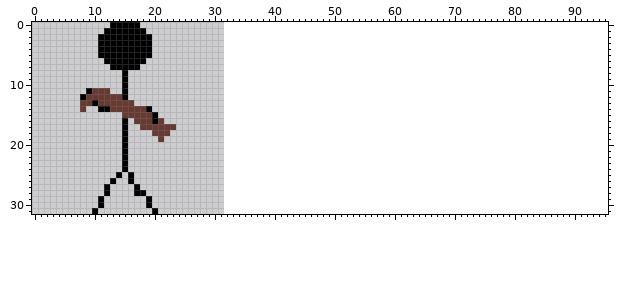
A pixel-art file gets an edit: cppGame03/assets/musketeer.ase. Above: the version before the commit.
32x32 pixels, 1 frame. The old version is drawn lined up with the new one, on the new canvas.
Now the later version:
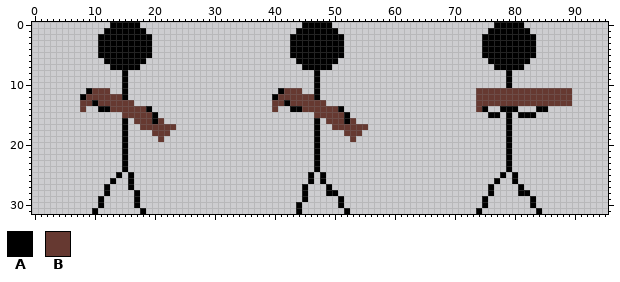
Palette (. is transparent): A #000000  B #663931
Changes in this commit:
canvas 32x32 -> 96x32
@@ x 0..95 @@
- 0 .............AAAAA..............................................................................
- 1 ............AAAAAAA.............................................................................
- 2 ...........AAAAAAAAA............................................................................
- 3 ...........AAAAAAAAA............................................................................
- 4 ...........AAAAAAAAA............................................................................
- 5 ...........AAAAAAAAA............................................................................
- 6 ............AAAAAAA.............................................................................
- 7 .............AAAAA..............................................................................
- 8 ...............A................................................................................
- 9 ...............A................................................................................
-10 ...............A................................................................................
-11 .........ABBB..A................................................................................
-12 ........ABBBBBBA................................................................................
-13 ........BBABBBBBB...............................................................................
-14 ........B..AABBBBBBA............................................................................
-15 ...............BBBBBA...........................................................................
-16 ...............A.BBBAB..........................................................................
-17 ...............A..BBBBBB........................................................................
-18 ...............A....BBB.........................................................................
-19 ...............A.....B..........................................................................
-20 ...............A................................................................................
-21 ...............A................................................................................
-22 ...............A................................................................................
-23 ...............A................................................................................
-24 ...............A................................................................................
-25 ..............A.A...............................................................................
-26 .............A..A...............................................................................
-27 ............A....A..............................................................................
-28 ............A....AA.............................................................................
-29 ...........A.......A............................................................................
-30 ...........A.......A............................................................................
-31 ..........A.........A...........................................................................
+ 0 .............AAAAA...........................AAAAA...........................AAAAA..............
+ 1 ............AAAAAAA.........................AAAAAAA.........................AAAAAAA.............
+ 2 ...........AAAAAAAAA.......................AAAAAAAAA.......................AAAAAAAAA............
+ 3 ...........AAAAAAAAA.......................AAAAAAAAA.......................AAAAAAAAA............
+ 4 ...........AAAAAAAAA.......................AAAAAAAAA.......................AAAAAAAAA............
+ 5 ...........AAAAAAAAA.......................AAAAAAAAA.......................AAAAAAAAA............
+ 6 ............AAAAAAA.........................AAAAAAA.........................AAAAAAA.............
+ 7 .............AAAAA...........................AAAAA...........................AAAAA..............
+ 8 ...............A...............................A...............................A................
+ 9 ...............A...............................A...............................A................
+10 ...............A...............................A...............................A................
+11 .........ABBB..A.........................ABBB..A..........................BBBBBBBBBBBBBBBB......
+12 ........ABBBBBBA........................ABBBBBBA..........................BBBBBBBBBBBBBBBB......
+13 ........BBABBBBBB.......................BBABBBBBB.........................BBBBBBBBBBBBBBBB......
+14 ........B..AABBBBBBA....................B..AABBBBBBA......................BA..AAA...AA..........
+15 ...............BBBBBA..........................BBBBBA.......................AA.A.AAA............
+16 ...............A.BBBAB.........................A.BBBAB.........................A................
+17 ...............A..BBBBBB.......................A..BBBBBB.......................A................
+18 ...............A....BBB........................A....BBB........................A................
+19 ...............A.....B.........................A.....B.........................A................
+20 ...............A...............................A...............................A................
+21 ...............A...............................A...............................A................
+22 ...............A...............................A...............................A................
+23 ...............A...............................A...............................A................
+24 ...............A...............................A...............................A................
+25 ..............A.A.............................A.A.............................A.A...............
+26 .............A..A.............................A.A............................A..A...............
+27 ............A...A............................A...A..........................A....A..............
+28 ............A....A...........................A...AA.........................A....AA.............
+29 ...........A.....A...........................A.....A.......................A.......A............
+30 ...........A.....A..........................A......A.......................A.......A............
+31 ..........A.......A.........................A.......A.....................A.........A...........
Where, in picture pixels (left, top, right, bottom), the same in both pictures:
added: (272, 22, 368, 214)
added: (476, 22, 572, 214)
changed: (128, 184, 158, 214)
